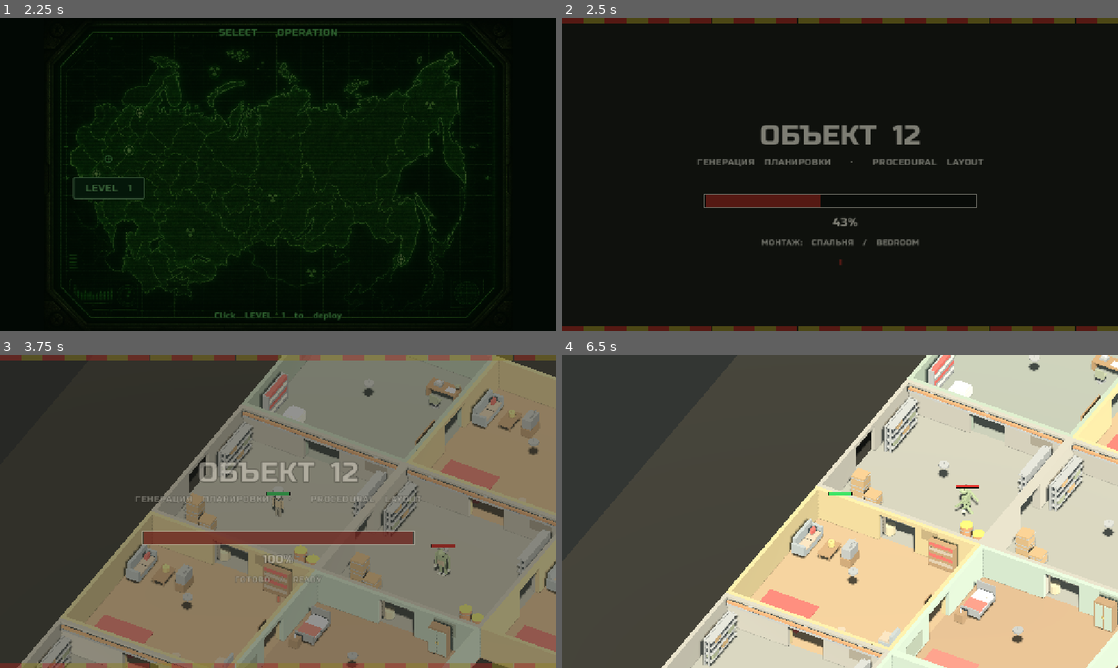
Above: before the commit, frames 1-4 (two rows, left to right).
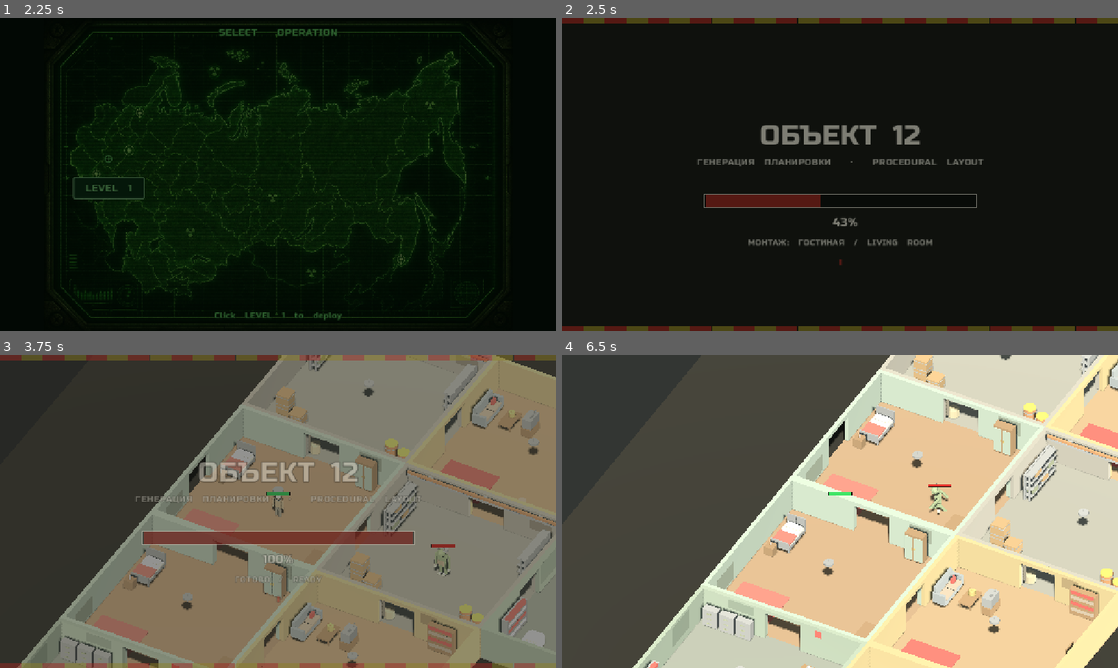
Above: after the commit, the same moments.

Repository: nhudson99/nuclear-winter
Game: Godot game, scene res://scenes/TitleScreen.tscn
Two runs of this game, one before a commit and one after it. Both use one fixed random seed, a clock stepped at 60 frames per second and the inputs below.
Inputs (mouse positions are in pixels of both pictures, inside the frame that each line leads up to):
- Up to frame 1 (2.25 s): tap Enter at 0.5 s; hold D (move_right) 0.53-1.28 s; tap E (interact) at 0.6, 1.35 s; click (278, 174) at 0.67 s; hold S (move_down) 1.28-2 s; click (278, 174) at 1.42 s; click "LEVEL 1" at 2 s
- Up to frame 2 (2.5 s): no input
- Up to frame 3 (3.75 s): move the mouse to (333, 442) at 2.77 s; hold D (move_right) 2.78-3.53 s; tap E (interact) at 2.85, 3.6 s; tap Space at 3.5 s; move the mouse to (250, 574) at 3.52 s; hold W (move_up) from 3.53 s (still down); click (250, 574) at 3.67 s
- Up to frame 4 (6.5 s): move the mouse to (1006, 558) at 4.27 s; release W (move_up) at 4.28 s; hold A (move_left) 4.28-5.78 s; tap E (interact) at 4.35, 5.1, 5.85 s; move the mouse to (673, 464) at 5.02 s; move the mouse to (867, 511) at 5.77 s; hold S (move_down) from 5.78 s (still down); click (867, 511) at 5.92 s

Frame 1 is identical in both runs. In frame 2, 0.4% of the frame differs, in the area x 33-67%, y 70-73%; in frame 3, 9.8%; in frame 4, 37%, in the area x 12-100%, y 0-100%.

Commit message:
Always open an exit and keep room types balanced
Rendering whole layouts turned up two generation bugs. Growth can bury the
start cell so it has no outward-facing wall, which left a level with no exit
doorway and an exit zone sitting on the spawn; the exit now falls back to the
nearest room that does have one. Filling the type bag with independent random
picks also let one room type take five of nine slots, so types are dealt in
whole shuffled cycles instead. The objective moved to the room furthest from
the exit so grabbing it always means a trek back.

smoke_procgen now asserts an exit opens across 39 seeds and that type counts
stay within one of each other. screenshot_layouts renders a whole map per seed,
which is how both bugs surfaced.

Co-authored-by: nathandhudson <nathandhudson@gmail.com>

Diff:
--- a/godot/scripts/MapGenerator.gd
+++ b/godot/scripts/MapGenerator.gd
@@ -95,11 +95,11 @@
 
 	progress.emit(0.9, "ПРОБИВКА ВЫХОДА / CUTTING THE EXIT")
 	var start_cell: Vector2i = cells[0]
-	var exit_side := _open_exterior_exit(rooms, start_cell, occupied, rng)
+	var exit_info := _open_exterior_exit(rooms, start_cell, occupied, rng)
 	await get_tree().process_frame
 
 	progress.emit(0.96, "РАССТАНОВКА / PLACING ASSETS")
-	var layout := _describe_layout(rooms, cells, start_cell, exit_side, level_seed)
+	var layout := _describe_layout(rooms, cells, start_cell, exit_info, level_seed)
 	_add_ground(container, layout["bounds"])
 	progress.emit(1.0, "ГОТОВО / READY")
 	return layout
@@ -163,23 +163,29 @@
 	return (max_x - min_x + 1) <= max_span and (max_y - min_y + 1) <= max_span
 
 
-## Deals one of every room type first so a level always shows all four, then
-## fills the rest at random and shuffles with the seeded generator.
+## Deals the room types in whole cycles, so every level shows all four and no
+## type can dominate; the cycle order is shuffled first so which types get the
+## leftover slots still varies by seed.
 func _assign_types(rng: RandomNumberGenerator, count: int) -> Array[String]:
 	var bag: Array[String] = []
-	for type_name in ROOM_TYPES:
-		bag.append(type_name)
 	while bag.size() < count:
-		bag.append(ROOM_TYPES[rng.randi_range(0, ROOM_TYPES.size() - 1)])
-	bag.resize(count)
-
-	# Array.shuffle() draws from the global RNG, which would break seed replay.
-	for i in range(bag.size() - 1, 0, -1):
+		var cycle: Array[String] = ROOM_TYPES.duplicate()
+		_shuffle(cycle, rng)
+		for type_name in cycle:
+			if bag.size() >= count:
+				break
+			bag.append(type_name)
+	_shuffle(bag, rng)
+	return bag
+
+
+## Array.shuffle() draws from the global RNG, which would break seed replay.
+func _shuffle(values: Array[String], rng: RandomNumberGenerator) -> void:
+	for i in range(values.size() - 1, 0, -1):
 		var j := rng.randi_range(0, i)
-		var swap := bag[i]
-		bag[i] = bag[j]
-		bag[j] = swap
-	return bag
+		var swap := values[i]
+		values[i] = values[j]
+		values[j] = swap
 
 
 # --------------------------------------------------------------------------- #
@@ -338,35 +344,49 @@
 # --------------------------------------------------------------------------- #
 
 
-## Knocks the plug out of one outward-facing wall of the start room so the run
-## has a way back out into the ash.
+## Knocks the plug out of one outward-facing wall so the run has a way back out
+## into the ash. Usually that is the start room, but growth can bury the start
+## cell in the middle of the map, so the nearest room with an outward-facing wall
+## is used instead. Some room always has one.
 func _open_exterior_exit(
 	rooms: Array[Dictionary],
 	start_cell: Vector2i,
 	occupied: Dictionary,
 	rng: RandomNumberGenerator
-) -> String:
-	var free_sides: Array[String] = []
-	for side in SIDES:
-		if not occupied.has(start_cell + SIDE_STEPS[side]):
-			free_sides.append(side)
-	if free_sides.is_empty():
-		return ""
-
-	# South reads as "the way you came in" under the isometric camera.
-	var side: String = "S" if free_sides.has("S") else free_sides[rng.randi_range(0, free_sides.size() - 1)]
+) -> Dictionary:
+	var best: Dictionary = {}
+	var best_distance := 1 << 30
 	for room in rooms:
-		if room["cell"] == start_cell:
-			open_doorway(room["node"], side)
-			break
-	return side
+		var cell: Vector2i = room["cell"]
+		var distance := absi(cell.x - start_cell.x) + absi(cell.y - start_cell.y)
+		if distance >= best_distance:
+			continue
+		var free_sides: Array[String] = []
+		for side in SIDES:
+			if not occupied.has(cell + SIDE_STEPS[side]):
+				free_sides.append(side)
+		if free_sides.is_empty():
+			continue
+		best_distance = distance
+		# South reads as "the way you came in" under the isometric camera.
+		var side: String = (
+			"S" if free_sides.has("S")
+			else free_sides[rng.randi_range(0, free_sides.size() - 1)]
+		)
+		best = {"cell": cell, "side": side, "node": room["node"]}
+
+	if best.is_empty():
+		push_error("MapGenerator: no room has an outward-facing wall for the exit")
+		return {}
+	open_doorway(best["node"], best["side"])
+	return {"cell": best["cell"], "side": best["side"]}
 
 
 func _describe_layout(
 	rooms: Array[Dictionary],
 	cells: Array[Vector2i],
 	start_cell: Vector2i,
-	exit_side: String,
+	exit_info: Dictionary,
 	level_seed: int
 ) -> Dictionary:
 	var min_cell := start_cell
@@ -377,18 +397,29 @@
 		max_cell.x = maxi(max_cell.x, cell.x)
 		max_cell.y = maxi(max_cell.y, cell.y)
 
-	# The objective belongs as deep into the map as the layout allows.
+	var exit_cell: Vector2i = exit_info.get("cell", start_cell)
+	var exit_side: String = exit_info.get("side", "")
+
+	# The objective goes as far from the exit as the layout allows, so grabbing it
+	# always means a trek back. Distance from the spawn breaks ties.
 	var objective_cell := start_cell
-	var best_distance := -1
+	var best_score := -1
 	for cell in cells:
-		var distance := absi(cell.x - start_cell.x) + absi(cell.y - start_cell.y)
-		if distance > best_distance:
-			best_distance = distance
+		if cells.size() > 2 and (cell == start_cell or cell == exit_cell):
+			continue
+		var from_exit := absi(cell.x - exit_cell.x) + absi(cell.y - exit_cell.y)
+		var from_start := absi(cell.x - start_cell.x) + absi(cell.y - start_cell.y)
+		var score := from_exit * 100 + from_start
+		if score > best_score:
+			best_score = score
 			objective_cell = cell
 
 	# The monster starts between the two so it has ground to cover either way.
+	var objective_span := (
+		absi(objective_cell.x - start_cell.x) + absi(objective_cell.y - start_cell.y)
+	)
 	var monster_cell := objective_cell
-	var target_distance := maxi(best_distance / 2, 1)
+	var target_distance := maxi(objective_span / 2, 1)
 	var closest := 1 << 30
 	for cell in cells:
 		if cell == start_cell:
@@ -400,7 +431,7 @@
 			monster_cell = cell
 
 	var start_center := cell_to_world(start_cell)
-	var exit_position := start_center
+	var exit_position := cell_to_world(exit_cell)
 	if not exit_side.is_empty():
 		# Sit in the doorway itself rather than the wall's centre line.
 		exit_position += Vector3(SIDE_STEPS[exit_side].x, 0.0, SIDE_STEPS[exit_side].y) * (TILE * 0.5 - 0.4)
@@ -420,6 +451,7 @@
 		"start_cell": start_cell,
 		"start": start_center + Vector3(0.0, 0.05, 0.0),
 		"exit_side": exit_side,
+		"exit_cell": exit_cell,
 		"exit": exit_position,
 		"objective": cell_to_world(objective_cell) + Vector3(0.0, 0.05, 0.0),
 		"objective_cell": objective_cell,
--- /dev/null
+++ b/godot/tools/screenshot_layouts.gd
@@ -0,0 +1,81 @@
+extends SceneTree
+
+## Renders a whole generated map from above for a handful of seeds, so layout
+## variety can be eyeballed without playing through a run.
+##
+## Needs a real renderer:
+##   Godot --rendering-driver opengl3 --resolution 1600x900 \
+##         -s res://tools/screenshot_layouts.gd
+
+const SEEDS: Array[int] = [101, 202, 303]
+const ROOM_COUNT := 9
+const OUT_DIR := "/opt/cursor/artifacts"
+
+func _initialize() -> void:
+	call_deferred("_run")
+
+func _run() -> void:
+	DirAccess.make_dir_recursive_absolute(OUT_DIR)
+
+	var world_env := WorldEnvironment.new()
+	var env := Environment.new()
+	env.background_mode = Environment.BG_COLOR
+	env.background_color = Color(0.13, 0.14, 0.13)
+	env.ambient_light_source = Environment.AMBIENT_SOURCE_COLOR
+	env.ambient_light_color = Color(0.60, 0.64, 0.63)
+	env.ambient_light_energy = 0.34
+	world_env.environment = env
+	root.add_child(world_env)
+
+	var sun := DirectionalLight3D.new()
+	sun.light_energy = 0.95
+	sun.light_color = Color(1.0, 0.95, 0.86)
+	sun.rotation_degrees = Vector3(-50, 30, 0)
+	root.add_child(sun)
+
+	var camera := Camera3D.new()
+	camera.projection = Camera3D.PROJECTION_ORTHOGONAL
+	camera.near = 0.05
+	camera.far = 500.0
+	camera.current = true
+	root.add_child(camera)
+
+	for level_seed in SEEDS:
+		var container := Node3D.new()
+		container.name = "Layout_%d" % level_seed
+		root.add_child(container)
+
+		var generator := MapGenerator.new()
+		root.add_child(generator)
+		var layout: Dictionary = await generator.generate(container, level_seed, ROOM_COUNT)
+		generator.queue_free()
+
+		var bounds: AABB = layout["bounds"]
+		var center := Vector3(
+			bounds.position.x + bounds.size.x * 0.5,
+			0.0,
+			bounds.position.z + bounds.size.z * 0.5
+		)
+		var reach := maxf(bounds.size.x, bounds.size.z)
+		camera.size = reach * 1.35
+		camera.global_position = center + Vector3(reach, reach * 1.1, reach)
+		camera.look_at(center, Vector3.UP)
+
+		await create_timer(0.6).timeout
+		var image: Image = root.get_viewport().get_texture().get_image()
+		var path := "%s/godot_layout_seed_%d.png" % [OUT_DIR, level_seed]
+		var err := image.save_png(path)
+		var types: Array[String] = []
+		for room in layout["rooms"]:
+			types.append(room["type"])
+		print(
+			"layout seed=", level_seed,
+			" err=", err,
+			" exit_side=", layout["exit_side"],
+			" types=", types
+		)
+
+		container.queue_free()
+		await create_timer(0.1).timeout
+
+	quit(0)
--- a/godot/tools/smoke_monster_doors.gd
+++ b/godot/tools/smoke_monster_doors.gd
@@ -199,14 +199,14 @@
 	var occupied := {}
 	for room in layout["rooms"]:
 		occupied[room["cell"]] = true
-	var start_cell: Vector2i = layout["start_cell"]
+	var exit_cell: Vector2i = layout["exit_cell"]
 	var exit_side: String = layout["exit_side"]
 	for room in layout["rooms"]:
 		var cell: Vector2i = room["cell"]
 		for side in MapGenerator.SIDES:
 			if occupied.has(cell + MapGenerator.SIDE_STEPS[side]):
 				continue
-			if cell == start_cell and side == exit_side:
+			if cell == exit_cell and side == exit_side:
 				continue
 			return {"cell": cell, "side": side}
 	return {}
--- a/godot/tools/smoke_procgen.gd
+++ b/godot/tools/smoke_procgen.gd
@@ -27,8 +27,20 @@
 	var connected := _is_connected(first["layout"]) and _is_connected(other["layout"])
 	print("connectivity_ok=", connected)
 
-	var types_ok := _covers_all_types(first["layout"]) and _covers_all_types(other["layout"])
+	var types_ok := _check_types(first["layout"]) and _check_types(other["layout"])
 	print("all_room_types_ok=", types_ok)
+
+	# A layout whose growth buries the start cell must still open an exit
+	# somewhere, otherwise the run is unwinnable.
+	var exits_ok := true
+	for level_seed in range(1, 40):
+		var probe := await _generate(level_seed, ROOM_COUNT)
+		var side: String = probe["layout"]["exit_side"]
+		if side.is_empty() or not MapGenerator.SIDES.has(side):
+			print("exit_missing seed=", level_seed)
+			exits_ok = false
+		(probe["container"] as Node3D).queue_free()
+	print("exit_always_opened_ok=", exits_ok)
 
 	var doorways_ok := _check_doorways(first) and _check_doorways(other)
 	print("doorways_ok=", doorways_ok)
@@ -44,6 +56,7 @@
 
 	var all_ok: bool = (
 		modules_ok
+		and exits_ok
 		and count_ok
 		and deterministic
 		and varies
@@ -102,7 +115,7 @@
 	var parts: Array[String] = []
 	for room in layout["rooms"]:
 		parts.append("%d/%d:%s" % [room["cell"].x, room["cell"].y, room["type"]])
-	parts.append("exit:%s" % layout["exit_side"])
+	parts.append("exit:%d/%d:%s" % [layout["exit_cell"].x, layout["exit_cell"].y, layout["exit_side"]])
 	return "|".join(parts)
 
 
@@ -130,14 +143,26 @@
 	return reached == cells.size()
 
 
-func _covers_all_types(layout: Dictionary) -> bool:
-	var seen := {}
-	for room in layout["rooms"]:
-		seen[room["type"]] = true
+## All four types must appear, and dealing in whole cycles should keep their
+## counts within one of each other rather than letting one type dominate.
+func _check_types(layout: Dictionary) -> bool:
+	var counts := {}
 	for type_name in MapGenerator.ROOM_TYPES:
-		if not seen.has(type_name):
+		counts[type_name] = 0
+	for room in layout["rooms"]:
+		if not counts.has(room["type"]):
+			print("unknown_room_type=", room["type"])
 			return false
-	return true
+		counts[room["type"]] += 1
+
+	var lowest := 1 << 30
+	var highest := 0
+	for type_name in counts:
+		lowest = mini(lowest, counts[type_name])
+		highest = maxi(highest, counts[type_name])
+	var balanced := lowest >= 1 and highest - lowest <= 1
+	print("room_type_counts=", counts, " balanced=", balanced)
+	return balanced
 
 
 ## A plug must be gone wherever two rooms meet and present wherever a room
@@ -149,7 +174,7 @@
 	for room in layout["rooms"]:
 		occupied[room["cell"]] = room
 
-	var start_cell: Vector2i = layout["start_cell"]
+	var exit_cell: Vector2i = layout["exit_cell"]
 	var exit_side: String = layout["exit_side"]
 	var ok := true
 	for room in layout["rooms"]:
@@ -163,7 +188,7 @@
 		for side in MapGenerator.SIDES:
 			var has_plug := MapGenerator.find_child_by_name(node, "Plug_%s" % side) != null
 			var is_shared: bool = occupied.has(cell + MapGenerator.SIDE_STEPS[side])
-			var is_exit: bool = cell == start_cell and side == exit_side
+			var is_exit: bool = cell == exit_cell and side == exit_side
 			var should_be_open := is_shared or is_exit
 			if has_plug == should_be_open:
 				print(
@@ -202,17 +227,22 @@
 	var start_cell: Vector2i = layout["start_cell"]
 	var objective_cell: Vector2i = layout["objective_cell"]
 	var monster_cell: Vector2i = layout["monster_cell"]
+	var exit_cell: Vector2i = layout["exit_cell"]
 	var in_map := (
 		centers.has(start_cell)
 		and centers.has(objective_cell)
 		and centers.has(monster_cell)
+		and centers.has(exit_cell)
 	)
-	var objective_away: bool = objective_cell != start_cell
+	# Standing on the objective, or on the exit while holding it, would let a run
+	# resolve itself the moment it starts.
+	var objective_away: bool = objective_cell != start_cell and objective_cell != exit_cell
 	var monster_away: bool = monster_cell != start_cell
 	print(
 		"spawns start=", start_cell,
 		" objective=", objective_cell,
 		" monster=", monster_cell,
+		" exit=", exit_cell,
 		" in_map=", in_map
 	)
 	return in_map and objective_away and monster_away
Not shown, added: godot/tools/smoke_procgen.gd.uid
